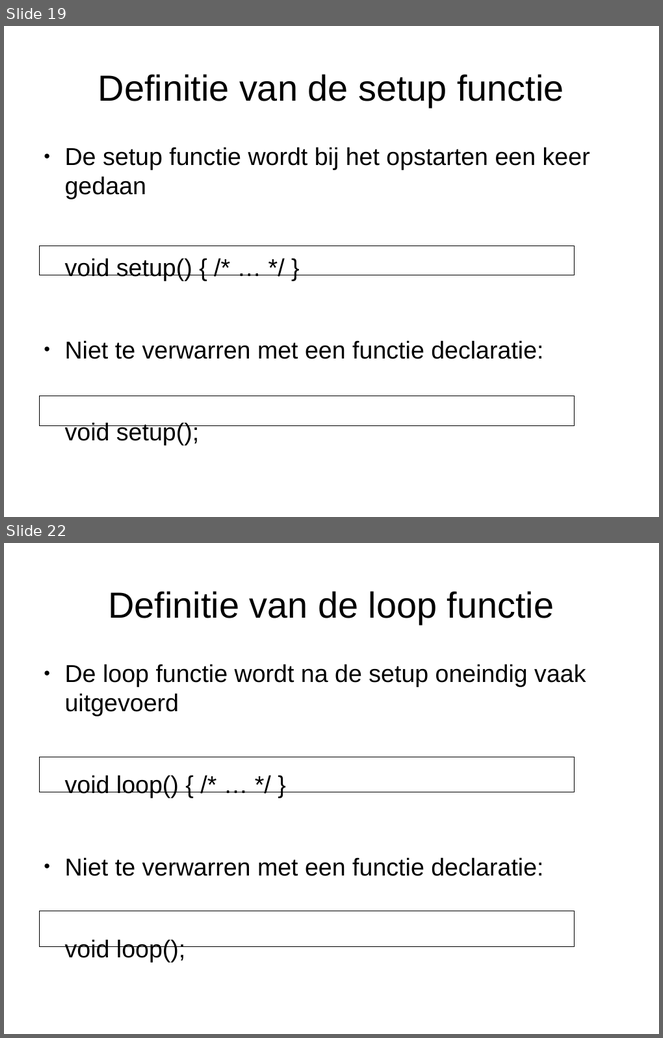
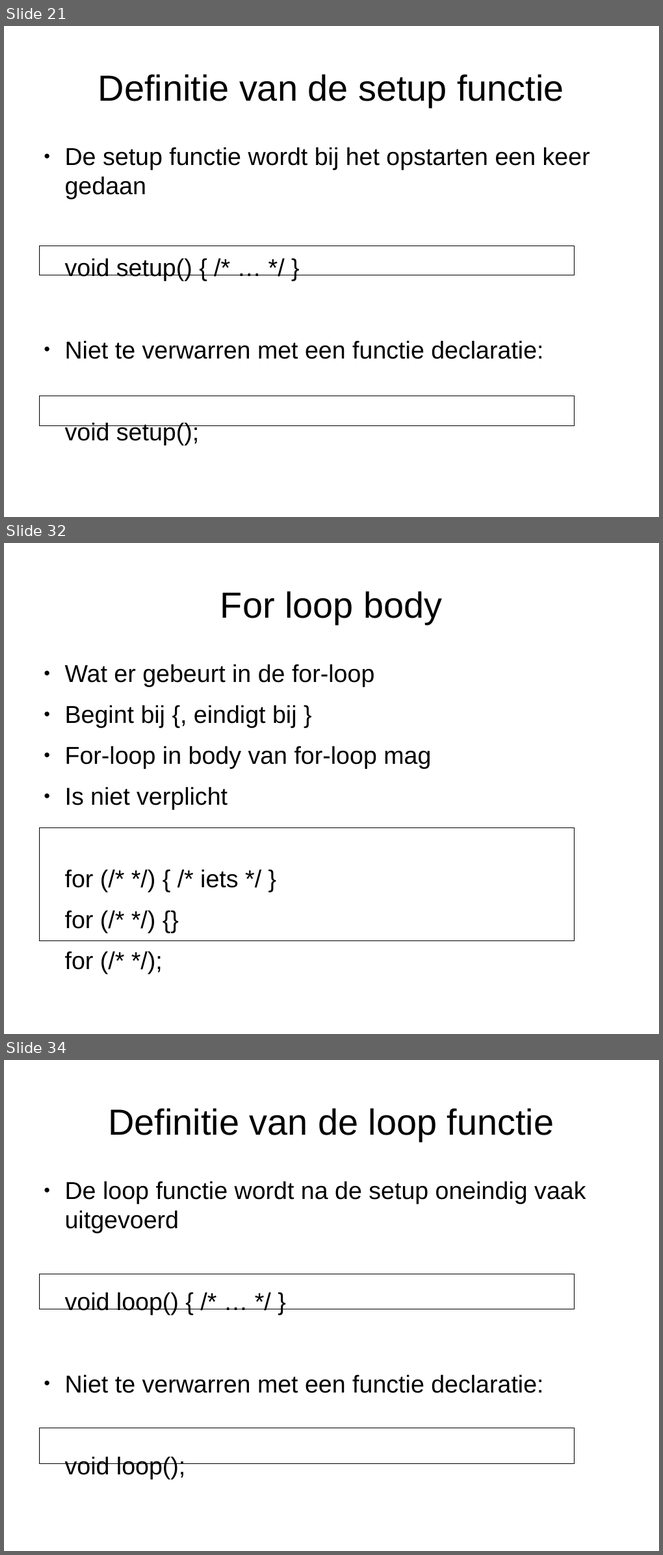
Before and after one commit to djog/arduino_cursus, a slide deck: Presentaties/Flitsuitleg3.odp. Shown one above the other, each under a label of ours: slides 19 and 22 before the commit, slides 21, 32 and 34 after it; the slides between them are not shown. The pictures are 663x1038 and 663x1555 pixels, drawn with LibreOffice and Linux fonts; fonts in the diff are those of the drawing. Boxes give left, top, right and bottom in pixels: in the first picture for what was removed or moved away, otherwise in the second. Text is boxed around its words. In the diff, an @@ line names an element or a change of style, - is before the commit and + after.

```diff
--- a/Presentaties/Flitsuitleg3.odp
+++ b/Presentaties/Flitsuitleg3.odp
@@ slide 32 added at bbox=[4, 543, 659, 1034], background #FFFFFF @@
@@ title added at bbox=[220, 591, 442, 624], 44 pt, text #000000 @@
+For loop body
@@ text added at bbox=[65, 664, 431, 929], 29.6 pt, text #000000 @@
+● Wat er gebeurt in de for-loop
+● Begint bij {, eindigt bij }
+● For-loop in body van for-loop mag
+● Is niet verplicht
+for (/* */) { /* iets */ }
+for (/* */) {}
+for (/* */);
@@ rectangle added at bbox=[40, 828, 575, 941], outline #000000 0 pt @@
@@ what was slide 19 is now slide 21 @@
@@ what was slide 22 is now slide 34 @@
```
Also in this commit, not shown: 2 slides changed, 27 other slides added, 18 slides removed, 4 other files.
